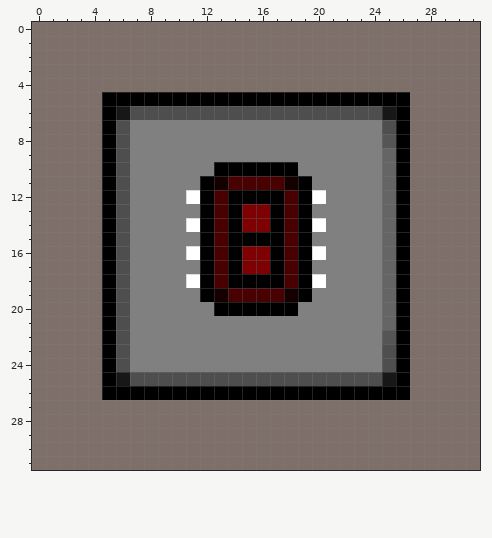
A pixel-art sprite gets an edit: src/main/resources/com/example/_cs250a2/sprites/chipsocket8.png. The picture above is the old version.
The file is 32x32 pixels.
The result:
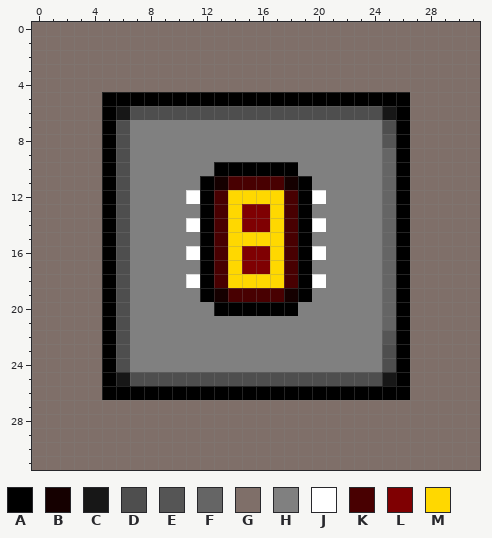
Palette (. is transparent): A #000000  B #150000  C #171717  D #4e4e4e  E #555555  F #656565  G #7f6f69  H #808080  J #ffffff  K #480001  L #7f0002  M #ffd800
Diff:
{"y":12,"x":14,"old":"AAAA","new":"MMMM"}
{"y":13,"x":14,"old":"A","new":"M"}
{"y":13,"x":17,"old":"A","new":"M"}
{"y":14,"x":14,"old":"A","new":"M"}
{"y":14,"x":17,"old":"A","new":"M"}
{"y":15,"x":14,"old":"AAAA","new":"MMMM"}
{"y":16,"x":14,"old":"A","new":"M"}
{"y":16,"x":17,"old":"A","new":"M"}
{"y":17,"x":14,"old":"A","new":"M"}
{"y":17,"x":17,"old":"A","new":"M"}
{"y":18,"x":14,"old":"AAAA","new":"MMMM"}
